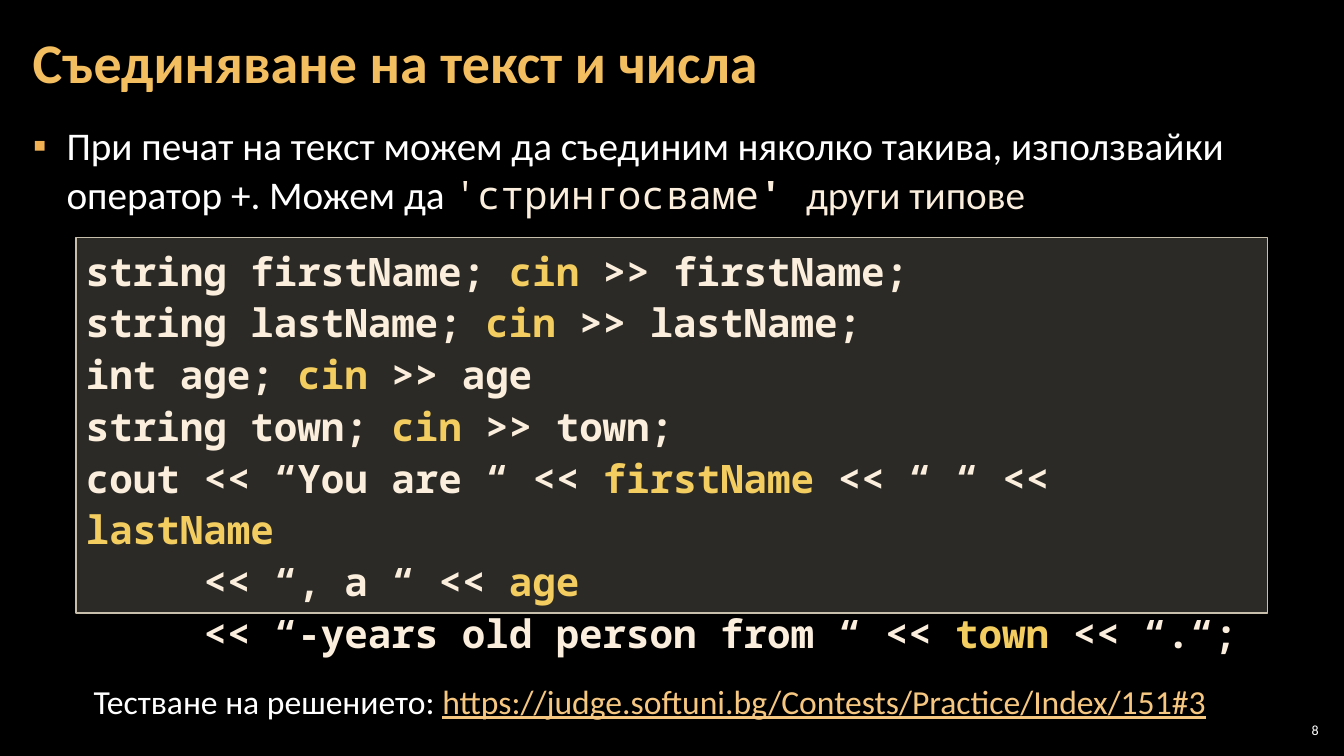
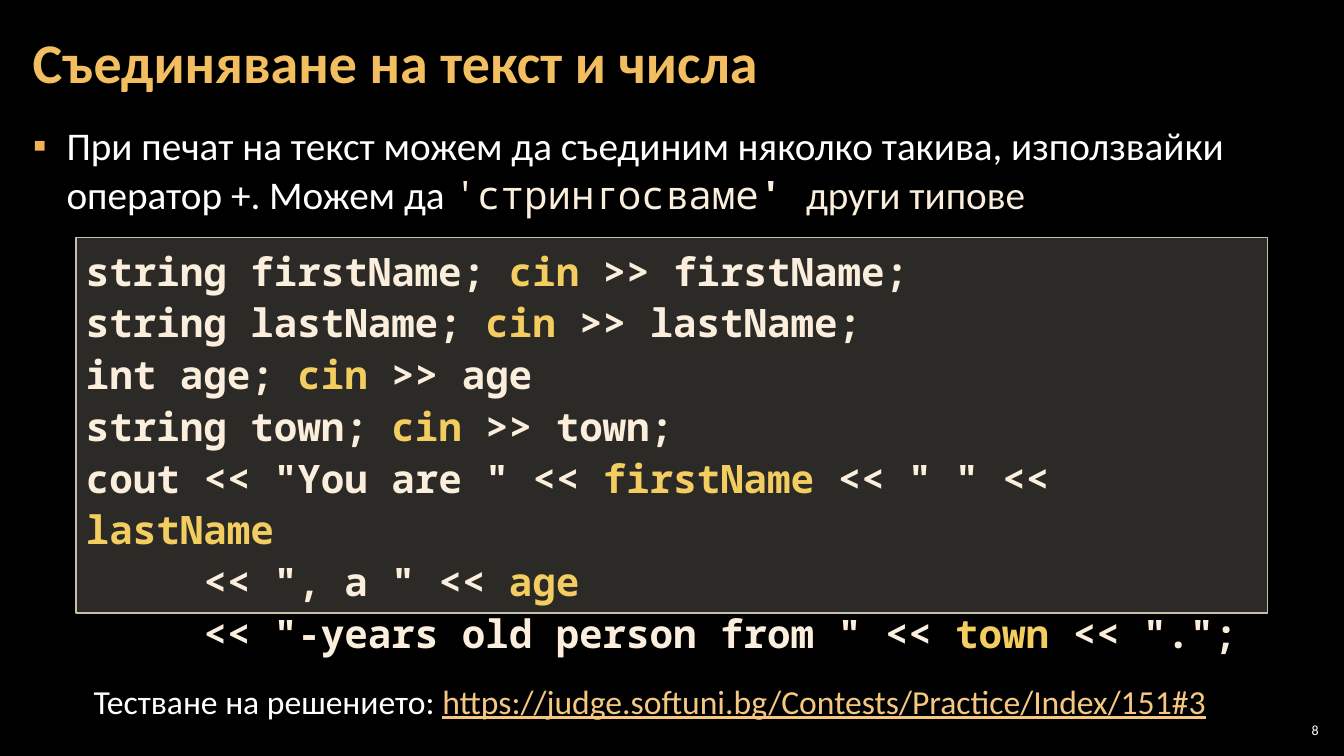
Before and after one commit to Software-University/C-plus-plus, a slide deck: slide 8 of 2. Simple-Calculations/2. Simple-Calculations.pptx. Drawn at 1344x756 pixels with LibreOffice and Linux fonts; fonts in the diff are those of the drawing; background and template pictures are left out. Boxes give left, top, right and bottom in pixels: in the first picture for what was removed or moved away, otherwise in the second. Text is boxed around its words. In the diff, an @@ line names an element or a change of style, - is before the commit and + after.

```diff
--- a/2. Simple-Calculations/2. Simple-Calculations.pptx
+++ b/2. Simple-Calculations/2. Simple-Calculations.pptx
@@ text in rectangle at <box>86,462,1049,658</box>: text changed @@
-cout << “You are “ << firstName << “ “ << lastName
-<< “, a “ << age
-<< “-years old person from “ << town << “.“;
+cout << "You are " << firstName << " " << lastName
+<< ", a " << age
+<< "-years old person from " << town << ".";
```
Also in this commit, not shown: 10 other slides changed, 5 other files.
